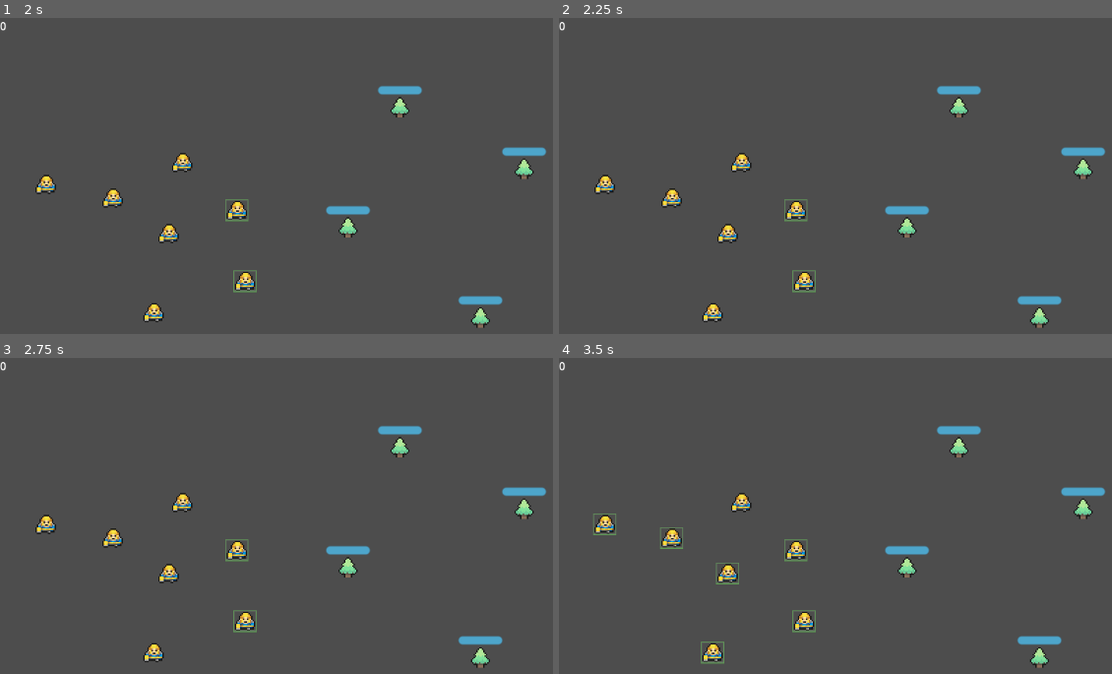
Above: before the commit, frames 1-4 (two rows, left to right).
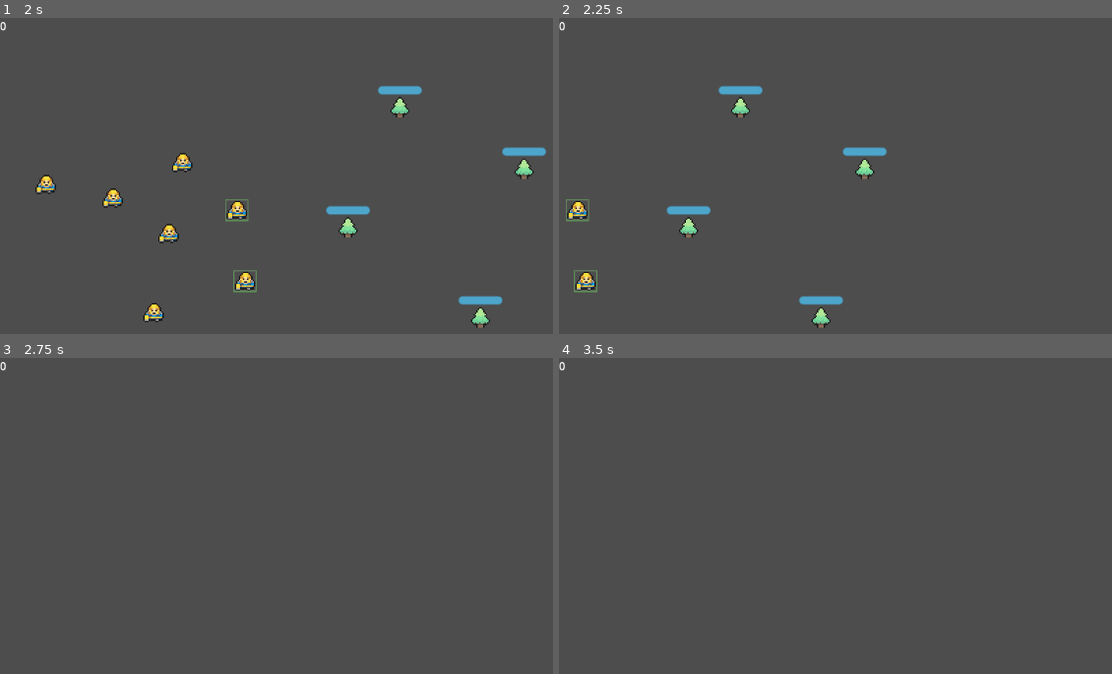
Above: after the commit, the same moments.

Repository: Nordtwig/project-kumquat
Game: Godot game, scene res://world.tscn
Same seed, same stepped clock (60 frames per second), same inputs: the game is played once before the commit and once after it.
Inputs (mouse positions are in pixels of both pictures, inside the frame that each line leads up to):
- Up to frame 1 (2 s): tap Enter at 0.5 s; drag from (165, 236) to (481, 324) at 0.52 s; drag from (237, 213) to (481, 324) at 1.27 s
- Up to frame 2 (2.25 s): move the mouse to (741, 166) at 2.02 s; hold Right (ui_right) from 2.03 s (still down); click (741, 166) at 2.1 s
- Up to frame 3 (2.75 s): keep holding Right (ui_right)
- Up to frame 4 (3.5 s): release Right (ui_right) at 2.75 s; drag from (603, 528) to (1040, 664) at 2.77 s

Frame 1 is identical in both runs. In frame 2, 4.4% of the frame differs, in the area x 1-99%, y 21-99%; in frame 3, 2.6%; in frame 4, 2.8%.

Commit message:
add camera movement

Diff:
--- a/UI/Camera.gd
+++ b/UI/Camera.gd
@@ -2,6 +2,13 @@
 
 signal area_selected
 signal start_move_selection
+
+@export_category("Camera Controls")
+@export var _speed: float = 20.0
+@export var _zoom_speed: float = 20.0
+@export var _zoom_margin: float = 0.1
+@export var _zoom_min: float = 0.5
+@export var _zoom_max: float = 3.0
 
 var mousePos: Vector2 = Vector2()
 var mousePosGlobal: Vector2 = Vector2()
@@ -17,7 +24,13 @@
 @onready var box = get_node("../UI/Panel")
 
 
-func _process(_delta) -> void:
+func _process(delta) -> void:
+	var input_x = int(Input.is_action_pressed("ui_right")) - int(Input.is_action_pressed("ui_left"))
+	var input_y = int(Input.is_action_pressed("ui_down")) - int(Input.is_action_pressed("ui_up"))
+
+	position.x = lerp(position.x, position.x + input_x * _speed * zoom.x, _speed * delta)
+	position.y = lerp(position.y, position.y + input_y * _speed * zoom.y, _speed * delta)
+
 	if Input.is_action_just_pressed("LeftClick"):
 		start = mousePosGlobal
 		startV = mousePos
